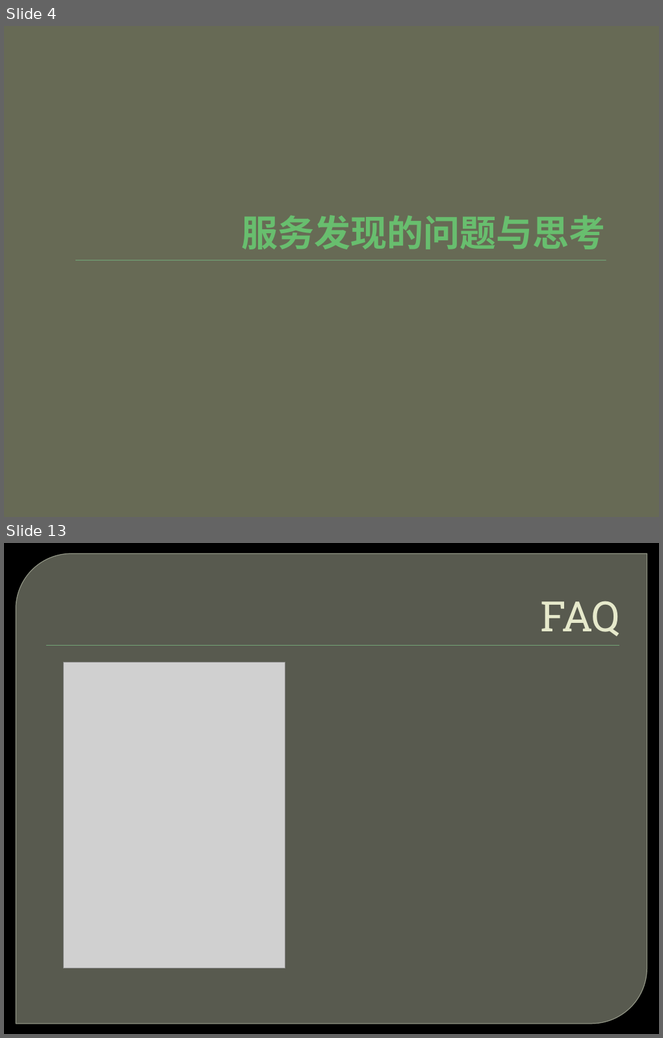
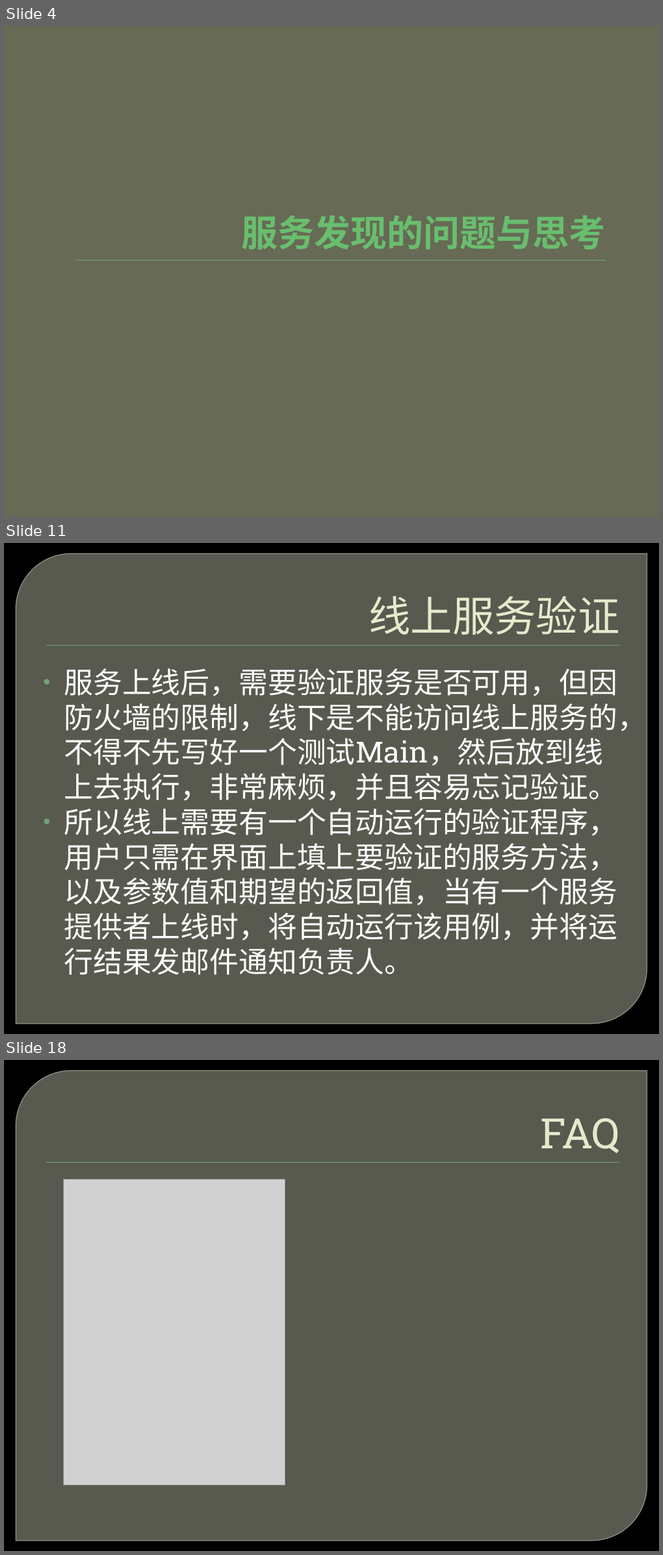
Before and after one commit to ghj1976/lecture, a slide deck: SOA服务发现/服务发现.pptx. Shown one above the other, each under a label of ours: slides 4 and 13 before the commit, slides 4, 11 and 18 after it; the slides between them are not shown. The pictures are 663x1038 and 663x1555 pixels, drawn with LibreOffice and Linux fonts; fonts in the diff are those of the drawing; grey boxes stand for pictures; background and template pictures are left out. Boxes give left, top, right and bottom in pixels: in the first picture for what was removed or moved away, otherwise in the second. Text is boxed around its words. In the diff, an @@ line names an element or a change of style, - is before the commit and + after.

```diff
--- a/SOA服务发现/服务发现.pptx
+++ b/SOA服务发现/服务发现.pptx
@@ slide 11 added at box(4, 543, 659, 1034), background picture (left out); not listed: 2 template elements that a slide beside it also shows @@
@@ title added at box(369, 596, 620, 635), 46 pt, text #E7EACB @@
+线上服务验证
@@ text added at box(64, 668, 647, 975), 32 pt, text #FFFFFF @@
+• 服务上线后，需要验证服务是否可用，但因防火墙的限制，线下是不能访问线上服务的，不得不先写好一个测试Main，然后放到线上去执行，非常麻烦，并且容易忘记验证。
+• 所以线上需要有一个自动运行的验证程序，用户只需在界面上填上要验证的服务方法，以及参数值和期望的返回值，当有一个服务提供者上线时，将自动运行该用例，并将运行结果发邮件通知负责人。
@@ what was slide 13 is now slide 18 @@
```
Also in this commit, not shown: 7 slides changed, 5 other slides added, 1 slide removed, 6 other files.
